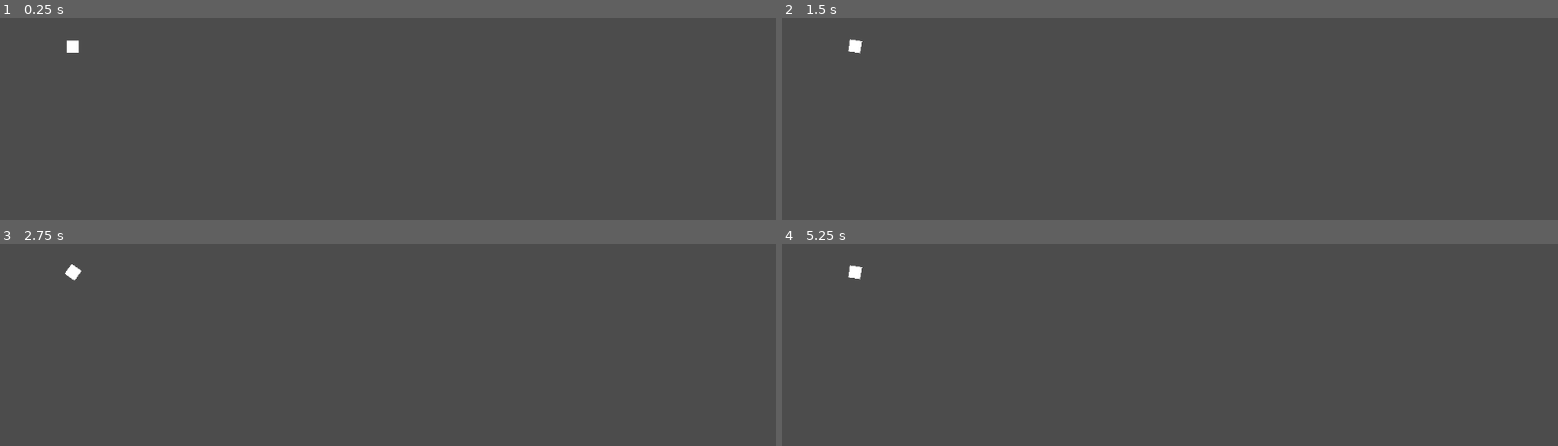
Above: before the commit, frames 1-4 (two rows, left to right).
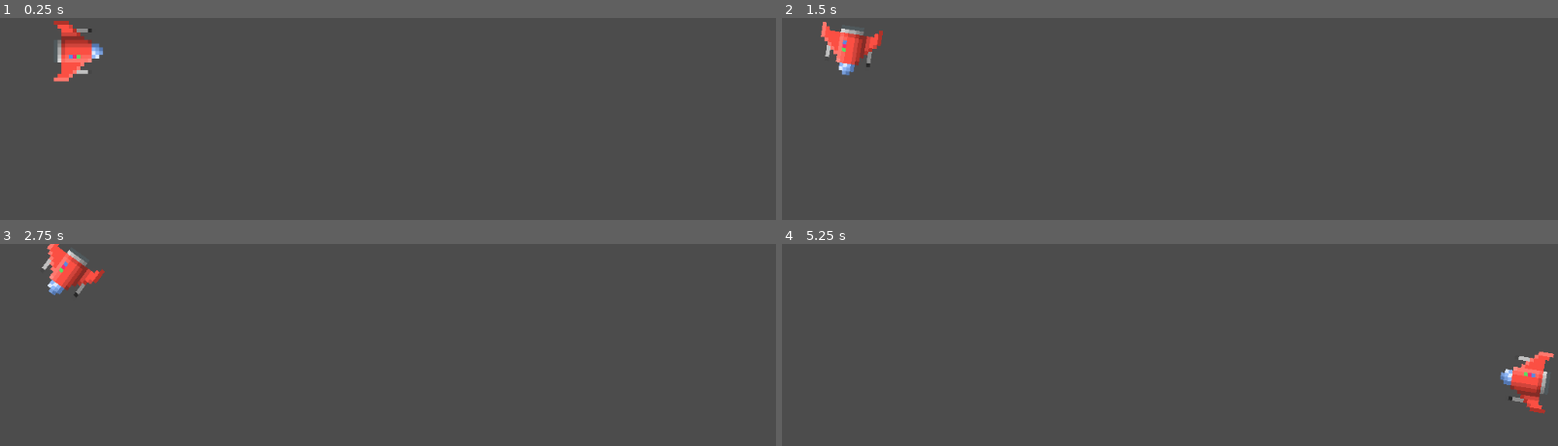
Above: after the commit, the same moments.

Repository: oliv1008/NuitInfo2019
Game: Godot game, scene res://main.tscn
Same seed, same stepped clock (60 frames per second), same inputs: the game is played once before the commit and once after it.
Inputs (mouse positions are in pixels of both pictures, inside the frame that each line leads up to):
- Up to frame 1 (0.25 s): no input
- Up to frame 2 (1.5 s): tap Enter at 0.5 s; move the mouse to (outside the picture) at 0.52 s; hold D (right) 0.53-1.28 s; click (outside the picture) at 0.67 s; move the mouse to (outside the picture) at 1.27 s; hold Q (left) from 1.28 s (still down); click (outside the picture) at 1.42 s
- Up to frame 3 (2.75 s): move the mouse to (465, 371) at 2.02 s; release Q (left) at 2.03 s; hold D (right) from 2.03 s (still down); click (465, 371) at 2.17 s
- Up to frame 4 (5.25 s): move the mouse to (outside the picture) at 2.77 s; release D (right) at 2.78 s; hold Z (up, bound only after the commit) 2.78-3.53 s; click (outside the picture) at 2.92 s; move the mouse to (outside the picture) at 3.52 s; hold Q (left) from 3.53 s (still down); click (outside the picture) at 3.67 s; move the mouse to (937, 401) at 4.27 s; click (937, 401) at 4.42 s; move the mouse to (outside the picture) at 5.02 s; click (outside the picture) at 5.17 s

The runs differ from the first frame. In frame 1, 1.1% of the frame differs, in the area x 6-14%, y 1-32%; in frame 2, 1.1%; in frame 3, 1.1%; in frame 4, 1.2%, in the area x 8-100%, y 10-85%.

Commit message:
début du player
titre

Diff:
--- a/main.tscn
+++ b/main.tscn
@@ -6,3 +6,4 @@
 
 [node name="PlayerShip" parent="." instance=ExtResource( 1 )]
 position = Vector2( 96.4745, 37.5053 )
+collision_mask = 12
--- a/project.godot
+++ b/project.godot
@@ -36,6 +36,11 @@
 "events": [ Object(InputEventKey,"resource_local_to_scene":false,"resource_name":"","device":0,"alt":false,"shift":false,"control":false,"meta":false,"command":false,"pressed":false,"scancode":68,"unicode":0,"echo":false,"script":null)
  ]
 }
+up={
+"deadzone": 0.5,
+"events": [ Object(InputEventKey,"resource_local_to_scene":false,"resource_name":"","device":0,"alt":false,"shift":false,"control":false,"meta":false,"command":false,"pressed":false,"scancode":90,"unicode":0,"echo":false,"script":null)
+ ]
+}
 
 [rendering]
 
--- a/scripts/PlayerShip.gd
+++ b/scripts/PlayerShip.gd
@@ -1,10 +1,28 @@
-extends Node2D
+extends KinematicBody2D
 
 const TURN_SPEED = 180
 const MOVE_SPEED = 150
+var velocity = Vector2(0,0)
+const ACC = 0.05
+const DEC = 0.01
+onready var screen_size = get_viewport().size
 
 func _process(delta):
 	if Input.is_action_pressed("left"):
 		rotation_degrees -= TURN_SPEED * delta
 	if Input.is_action_pressed("right"):
 		rotation_degrees += TURN_SPEED * delta
+
+	var movedir = Vector2(1,0).rotated(rotation)
+	if Input.is_action_pressed("up"):
+		velocity = velocity.linear_interpolate(movedir, ACC)
+	else:
+		velocity = velocity.linear_interpolate(Vector2(0,0), DEC)
+
+	move_and_collide(velocity * MOVE_SPEED * delta)
+
+	position.x = wrapf(position.x, -8, screen_size.x + 8)
+	position.y = wrapf(position.y, -8, screen_size.y + 8)
+
+	if Input.is_mouse_button_pressed(BUTTON_LEFT):
+		$Weapon.shot(position)
--- /dev/null
+++ b/src/BaseProjectile/BaseProjectile.gd
@@ -0,0 +1,29 @@
+extends KinematicBody2D
+
+var velocity
+var shooter
+var damage
+var mousePos
+export (int) var speed
+
+# Called when the node enters the scene tree for the first time.
+func _ready():
+	print("shooter = ", shooter)
+	var shooterPos = shooter.position
+	var targetPos = (mousePos - shooterPos).normalized()
+	velocity = targetPos * speed
+
+# Called every frame. 'delta' is the elapsed time since the previous frame.
+func _process(delta):
+	var collisionData = move_and_collide(velocity * delta)
+	if collisionData != null:
+		if collisionData.collider.get_class() == "KinematicBody2D":
+			if collisionData.collider.has_method("get_hit"):
+				collisionData.collider.get_hit(damage)
+				visible = false
+				queue_free()
+		else:
+			queue_free()
+
+func _on_Visibility_sreen_exited():
+	queue_free()
--- /dev/null
+++ b/src/BaseProjectile/BaseProjectile.tscn
@@ -0,0 +1,19 @@
+[gd_scene load_steps=4 format=2]
+
+[ext_resource path="res://src/BaseProjectile/BaseProjectile.gd" type="Script" id=1]
+[ext_resource path="res://icon.png" type="Texture" id=2]
+
+[sub_resource type="RectangleShape2D" id=1]
+extents = Vector2( 3.20826, 3.21159 )
+
+[node name="BaseProjectile" type="KinematicBody2D"]
+collision_layer = 2
+collision_mask = 8
+script = ExtResource( 1 )
+
+[node name="CollisionShape2D" type="CollisionShape2D" parent="."]
+shape = SubResource( 1 )
+
+[node name="Sprite" type="Sprite" parent="."]
+scale = Vector2( 0.1, 0.1 )
+texture = ExtResource( 2 )
--- /dev/null
+++ b/src/BaseProjectile/ProjectileAllié.tscn
@@ -0,0 +1,19 @@
+[gd_scene load_steps=4 format=2]
+
+[ext_resource path="res://src/BaseProjectile/BaseProjectile.gd" type="Script" id=1]
+[ext_resource path="res://src/assets/images/rocher16a.png" type="Texture" id=2]
+
+[sub_resource type="RectangleShape2D" id=1]
+extents = Vector2( 0.589535, 0.879701 )
+
+[node name="BaseProjectile" type="KinematicBody2D"]
+collision_layer = 2
+collision_mask = 8
+script = ExtResource( 1 )
+
+[node name="CollisionShape2D" type="CollisionShape2D" parent="."]
+shape = SubResource( 1 )
+
+[node name="Sprite" type="Sprite" parent="."]
+scale = Vector2( 0.1, 0.1 )
+texture = ExtResource( 2 )
--- /dev/null
+++ b/src/Weapon/BaseWeapon.gd
@@ -0,0 +1,35 @@
+extends Node2D
+
+export (String) var nameOfWeapon
+export (float) var damageMultiplier
+export (float) var rateOfFire
+var canShot = true
+export (PackedScene) var projectile
+onready var holder = self
+
+# Called when the node enters the scene tree for the first time.
+func _ready():
+	$Timer.wait_time = rateOfFire
+	if get_parent().get_class() == "KinematicBody2D":
+		holder = get_parent()
+		print("Arme fille d'un kinematicBody, on initialise le porteur")
+
+func _process(delta):
+	pass
+
+func shot(targetPos):
+	if (canShot):
+		var projectileInstance = projectile.instance()
+		projectileInstance.mousePos = targetPos
+		projectileInstance.damage = 10 * damageMultiplier
+		projectileInstance.shooter = holder
+		print("self = ", self)
+		print("holder = ", holder)
+		projectileInstance.position = $EndBarrel.global_position
+		holder.get_parent().add_child(projectileInstance)
+		canShot = false
+		$Timer.start()
+
+func _on_Timer_timeout():
+	canShot = true
+	$Timer.stop()
--- /dev/null
+++ b/src/Weapon/Handgun.tscn
@@ -0,0 +1,15 @@
+[gd_scene load_steps=2 format=2]
+
+[ext_resource path="res://src/BaseProjectile/BaseProjectile.gd" type="Script" id=1]
+
+[node name="Weapon" type="Node2D"]
+position = Vector2( 634.815, 650.728 )
+rotation = 1.5708
+script = ExtResource( 1 )
+
+[node name="EndBarrel" type="Position2D" parent="."]
+position = Vector2( -8.73684, -24.8369 )
+
+[node name="Timer" type="Timer" parent="."]
+autostart = true
+[connection signal="timeout" from="Timer" to="." method="_on_Timer_timeout"]
--- /dev/null
+++ b/src/Weapon/Weapon.tscn
@@ -0,0 +1,14 @@
+[gd_scene load_steps=2 format=2]
+
+[ext_resource path="res://src/Weapon/BaseWeapon.gd" type="Script" id=1]
+
+[node name="Weapon" type="Node2D"]
+position = Vector2( 634.815, 650.728 )
+rotation = 1.5708
+script = ExtResource( 1 )
+
+[node name="EndBarrel" type="Position2D" parent="."]
+
+[node name="Timer" type="Timer" parent="."]
+autostart = true
+[connection signal="timeout" from="Timer" to="." method="_on_Timer_timeout"]
--- a/src/playership/PlayerShip.tscn
+++ b/src/playership/PlayerShip.tscn
@@ -1,12 +1,39 @@
-[gd_scene load_steps=2 format=2]
+[gd_scene load_steps=7 format=2]
 
 [ext_resource path="res://scripts/PlayerShip.gd" type="Script" id=1]
+[ext_resource path="res://src/assets/images/VaisseauIDLE_1.png" type="Texture" id=2]
+[ext_resource path="res://src/Weapon/Weapon.tscn" type="PackedScene" id=3]
+[ext_resource path="res://src/BaseProjectile/ProjectileAllié.tscn" type="PackedScene" id=4]
 
-[node name="PlayerShip" type="Node2D"]
+[sub_resource type="RectangleShape2D" id=2]
+extents = Vector2( 8.2586, 6.71698 )
+
+[sub_resource type="SpriteFrames" id=1]
+animations = [ {
+"frames": [ ExtResource( 2 ) ],
+"loop": true,
+"name": "default",
+"speed": 5.0
+} ]
+
+[node name="PlayerShip" type="KinematicBody2D"]
+scale = Vector2( 5, 5 )
 script = ExtResource( 1 )
 
-[node name="ColorRect" type="ColorRect" parent="."]
-margin_left = -8.0
-margin_top = -8.0
-margin_right = 8.0
-margin_bottom = 8.0
+[node name="CollisionShape2D" type="CollisionShape2D" parent="."]
+shape = SubResource( 2 )
+
+[node name="AnimatedSprite" type="AnimatedSprite" parent="."]
+position = Vector2( -0.122086, 1.34295 )
+rotation = 1.5708
+frames = SubResource( 1 )
+
+[node name="AnimationPlayer" type="AnimationPlayer" parent="."]
+
+[node name="Position2D" type="Position2D" parent="."]
+position = Vector2( 30, 0 )
+
+[node name="Weapon" parent="." instance=ExtResource( 3 )]
+damageMultiplier = 5.0
+rateOfFire = 0.5
+projectile = ExtResource( 4 )
Not shown, added: src/Weapon/HandgunIncrementalScreen.png.import
Binary file added: src/assets/images/Explosion_1.png
Not shown, added: src/assets/images/Explosion_1.png.import
Binary file added: src/assets/images/Explosion_2.png
Not shown, added: src/assets/images/Explosion_2.png.import
Binary file added: src/assets/images/Explosion_3.png
Not shown, added: src/assets/images/Explosion_3.png.import
Binary file added: src/assets/images/Fond.png
Not shown, added: src/assets/images/Fond.png.import
Binary file added: src/assets/images/PourSaam.jpg
Not shown, added: src/assets/images/PourSaam.jpg.import
Binary file added: src/assets/images/Tir.png
(and 33 more such lines)
